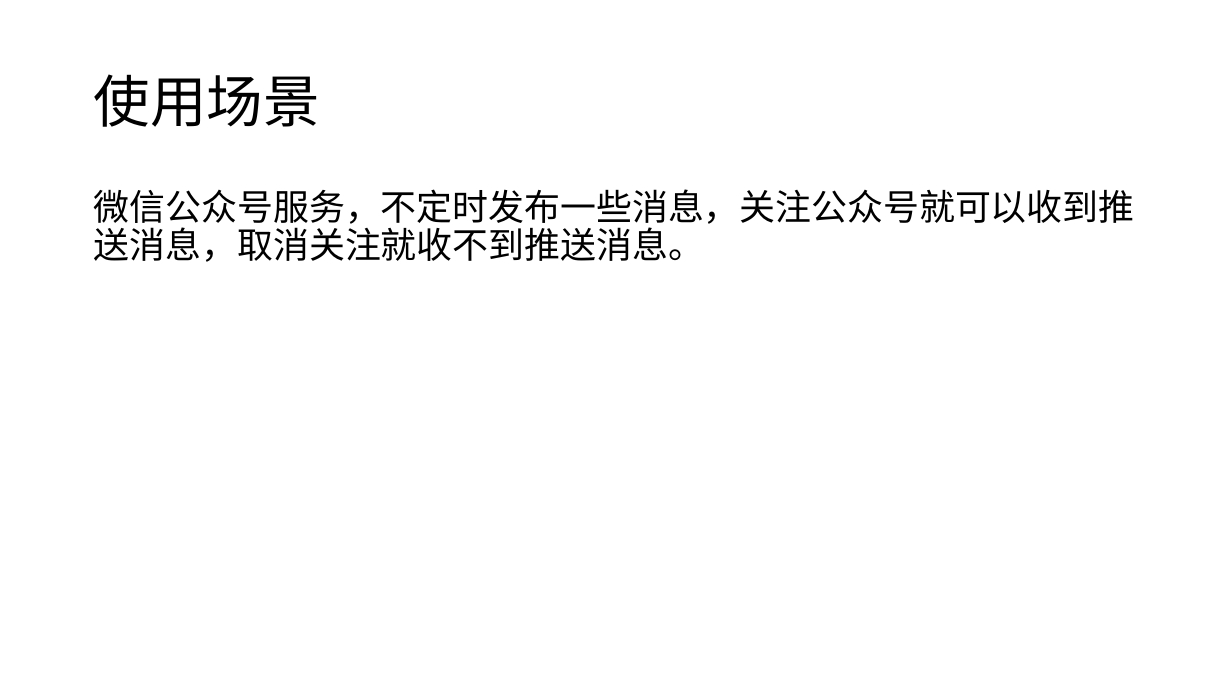
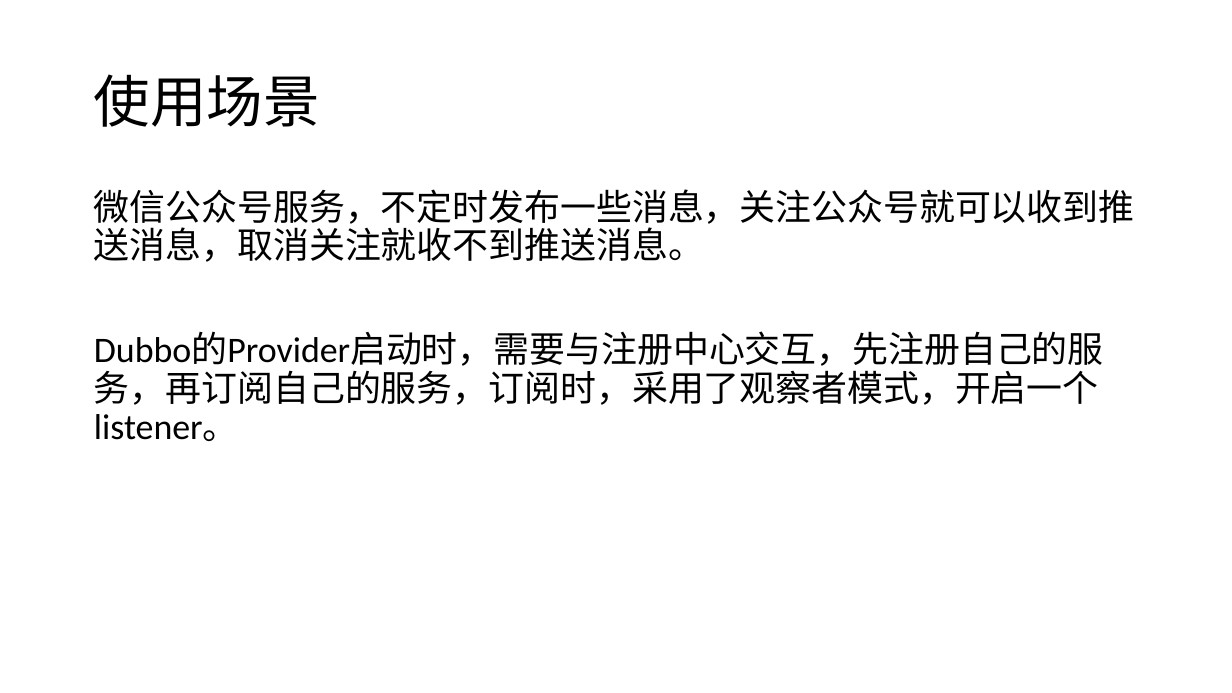
Before and after one commit to tdxhhw66/JavaCodeAcc, a slide deck: slide 13 of 设计模式4.pptx. Drawn at 1232x693 pixels with LibreOffice and Linux fonts; fonts in the diff are those of the drawing. Boxes give left, top, right and bottom in pixels: in the first picture for what was removed or moved away, otherwise in the second. Text is boxed around its words. In the diff, an @@ line names an element or a change of style, - is before the commit and + after.

```diff
--- a/设计模式4.pptx
+++ b/设计模式4.pptx
@@ text at <box>94,332,1104,441</box>: paragraph added @@
+Dubbo的Provider启动时，需要与注册中心交互，先注册自己的服务，再订阅自己的服务，订阅时，采用了观察者模式，开启一个listener。
```
